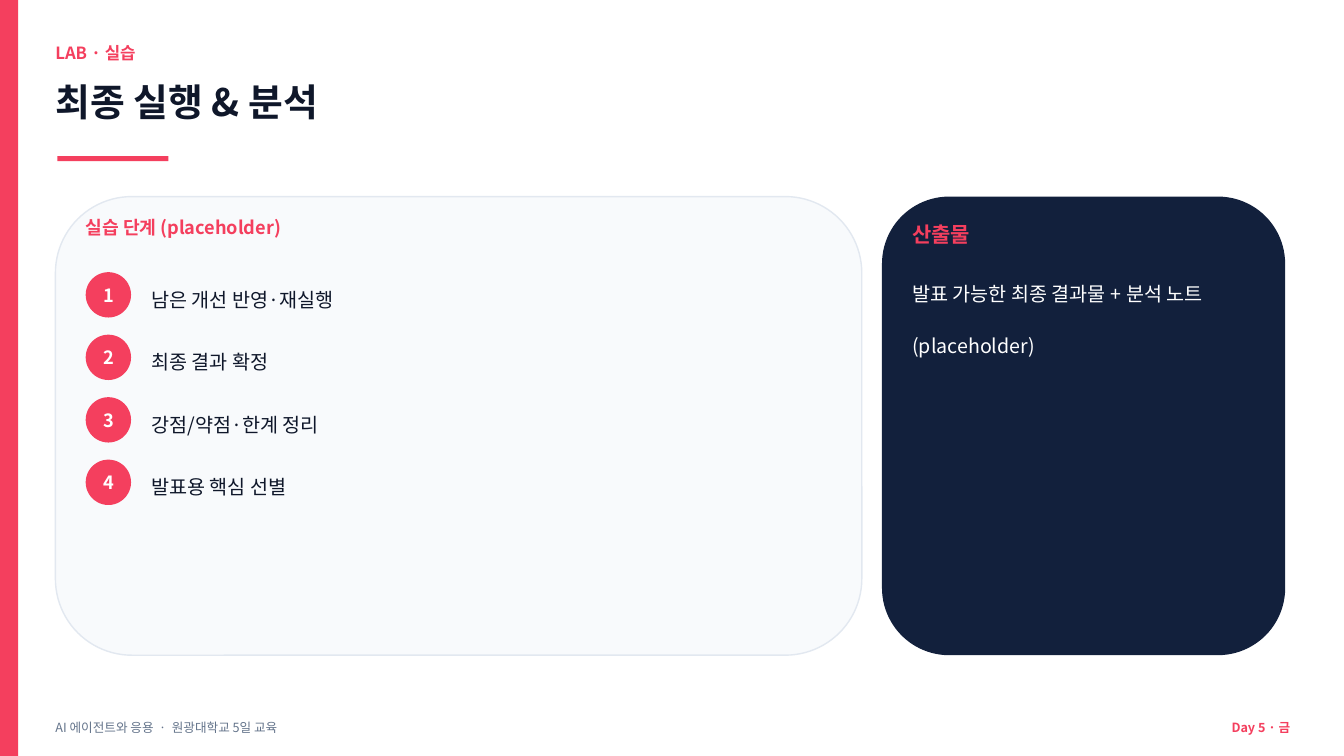
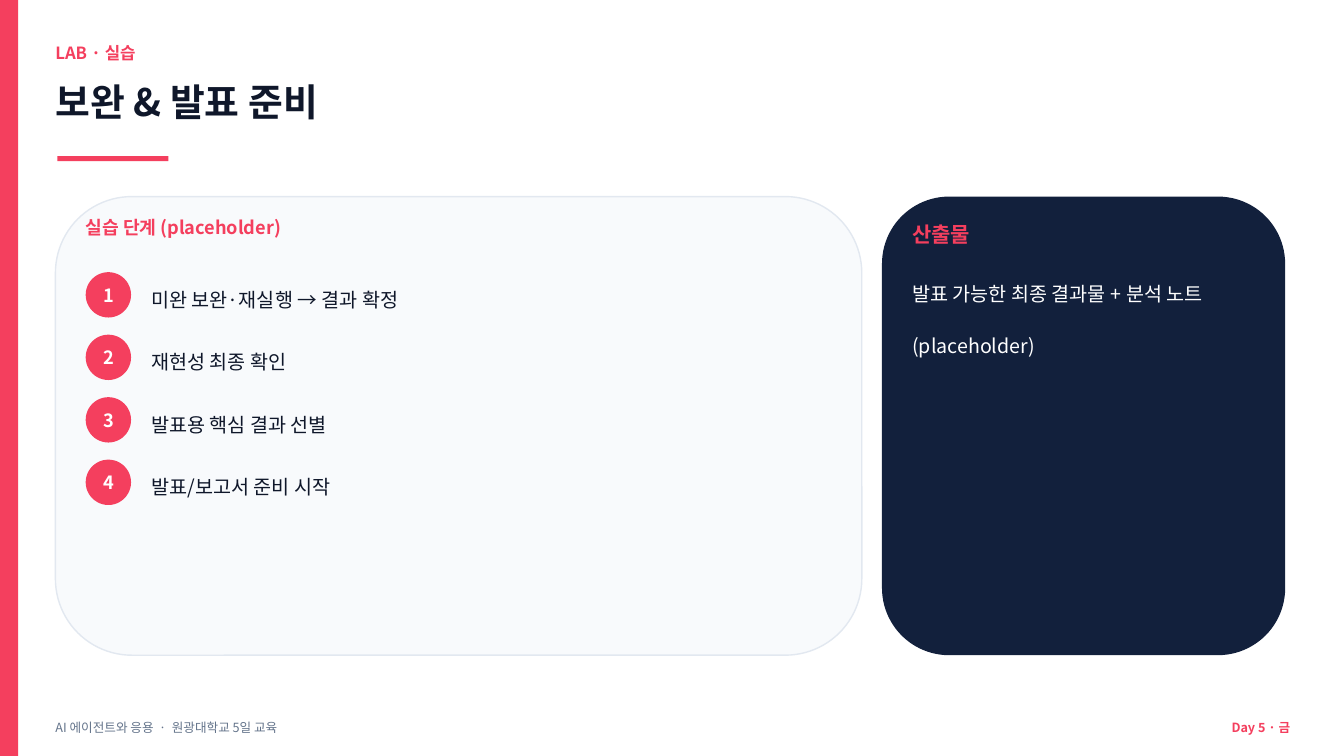
Before and after one commit to jyshin-22/wku-ai-agent-program, a slide deck: slide 7 of slides/day5.pptx. Drawn at 1344x756 pixels with LibreOffice and Linux fonts; fonts in the diff are those of the drawing. Boxes give left, top, right and bottom in pixels: in the first picture for what was removed or moved away, otherwise in the second. Text is boxed around its words. In the diff, an @@ line names an element or a change of style, - is before the commit and + after.

```diff
--- a/slides/day5.pptx
+++ b/slides/day5.pptx
@@ text at (55, 84, 318, 120): text changed @@
-최종 실행 & 분석
+보완 & 발표 준비
@@ text at (151, 290, 398, 309): text changed @@
-남은 개선 반영·재실행
+미완 보완·재실행 → 결과 확정
@@ text at (151, 352, 286, 371): text changed @@
-최종 결과 확정
+재현성 최종 확인
@@ text at (151, 415, 327, 434): text changed @@
-강점/약점·한계 정리
+발표용 핵심 결과 선별
@@ text at (151, 477, 330, 498): text changed @@
-발표용 핵심 선별
+발표/보고서 준비 시작
```
Also in this commit, not shown: 7 other slides changed, 12 other files.
